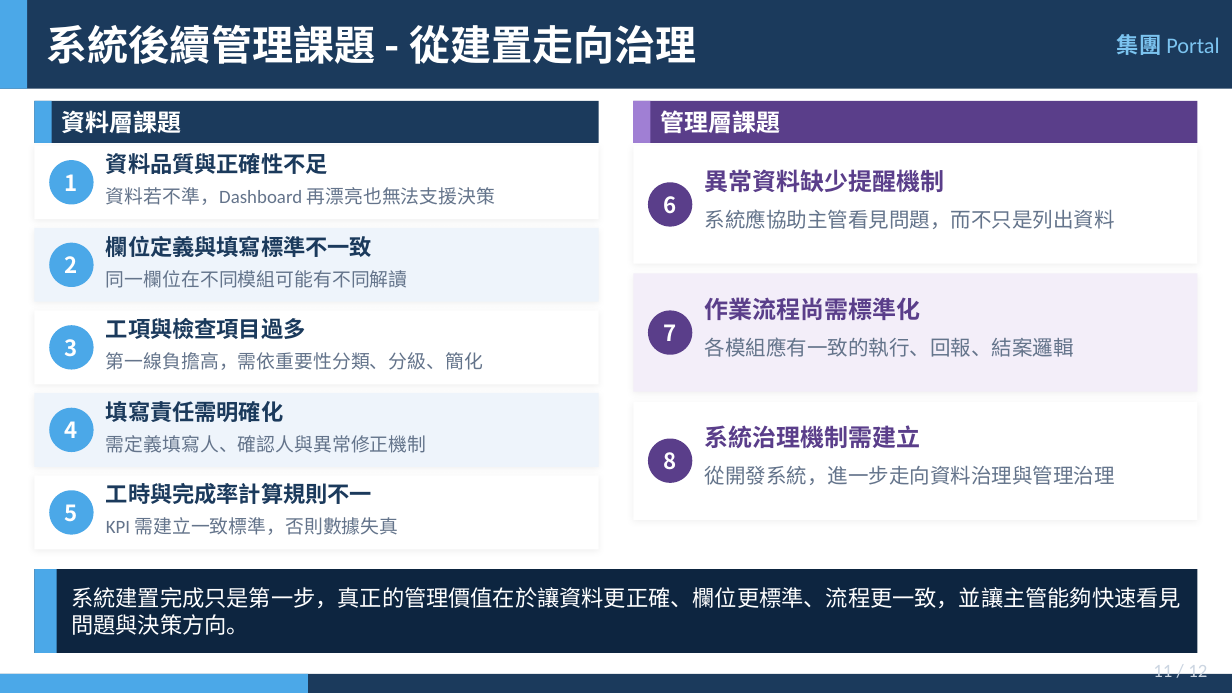
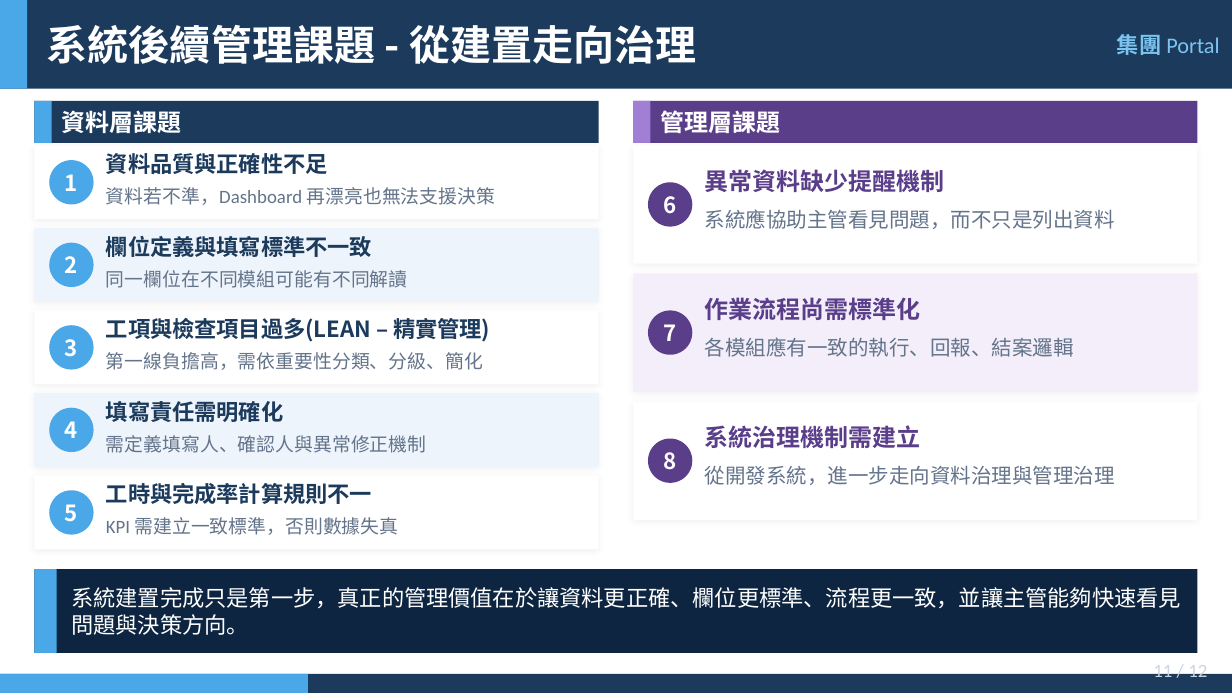
Before and after one commit to Samuelhuang-com/portal, a slide deck: slide 6 of ragic-portal-exec-presentation_v2.pptx. Drawn at 1232x693 pixels with LibreOffice and Linux fonts; fonts in the diff are those of the drawing. Boxes give left, top, right and bottom in pixels: in the first picture for what was removed or moved away, otherwise in the second. Text is boxed around its words. In the diff, an @@ line names an element or a change of style, - is before the commit and + after.

```diff
--- a/ragic-portal-exec-presentation_v2.pptx
+++ b/ragic-portal-exec-presentation_v2.pptx
@@ text at box(106, 315, 490, 343): text changed @@
-工項與檢查項目過多
+工項與檢查項目過多(LEAN – 精實管理)
```
Also in this commit, not shown: 57 other files.
